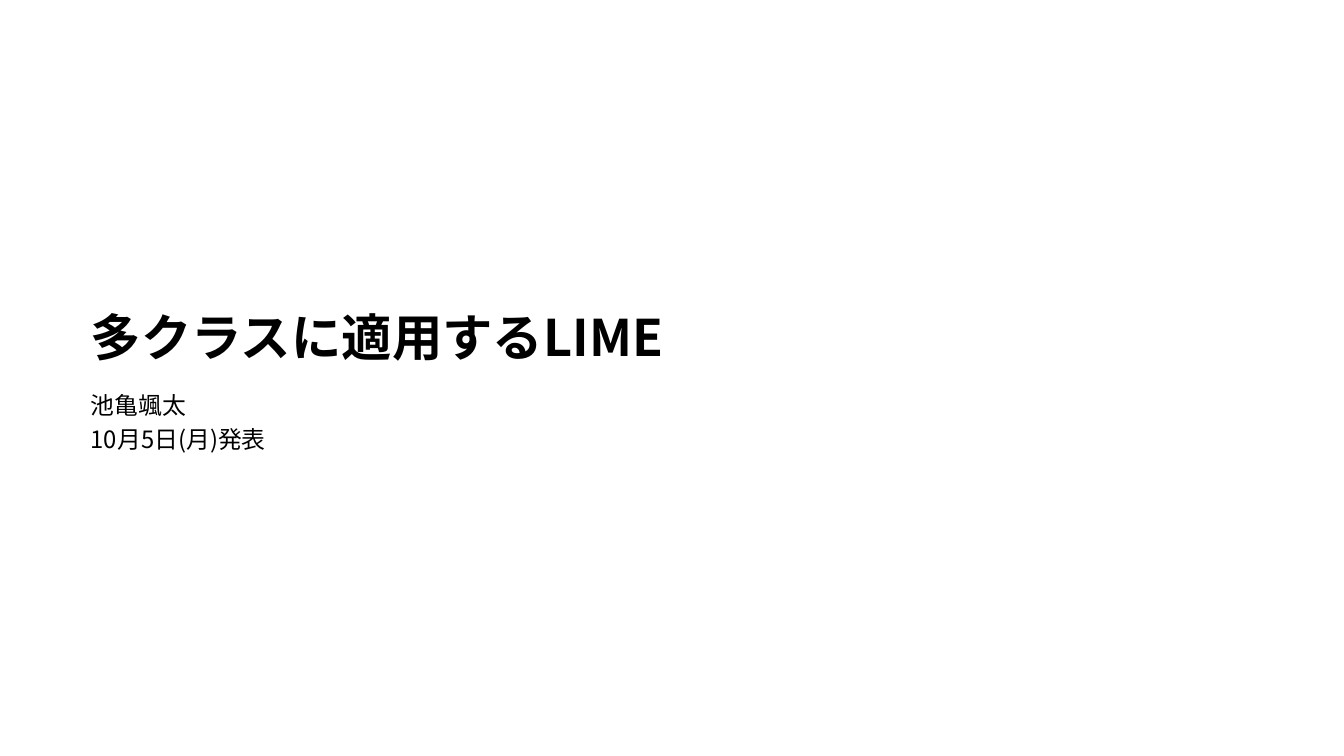
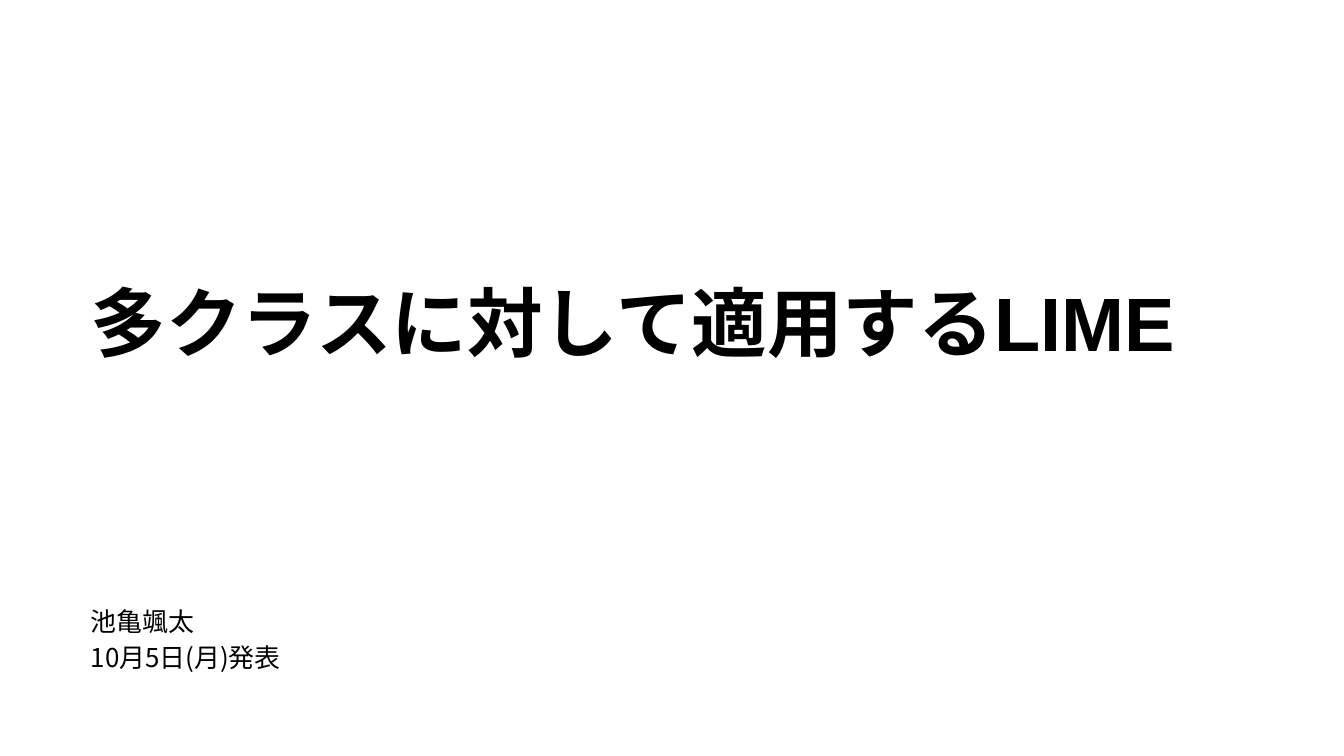
Before and after one commit to SoutaIkegame/Fisher_LIME, a slide deck: slide 1 of docs/seminar/2026-10-05_seminar.pptx. Drawn at 1344x756 pixels with LibreOffice and Linux fonts; fonts in the diff are those of the drawing. Boxes give left, top, right and bottom in pixels: in the first picture for what was removed or moved away, otherwise in the second. Text is boxed around its words. In the diff, an @@ line names an element or a change of style, - is before the commit and + after.

```diff
--- a/docs/seminar/2026-10-05_seminar.pptx
+++ b/docs/seminar/2026-10-05_seminar.pptx
@@ title at box(91, 286, 1175, 358): text changed; size 36 to 54 pt; font Noto Sans CJK JP to Arial @@
-多クラスに適用するLIME
+多クラスに対して適用するLIME
@@ text "池亀颯太": place and size @@
-text "池亀颯太" at box(91, 394, 266, 453)
+text "池亀颯太" at box(91, 609, 281, 672)
@@ text "池亀颯太" at box(91, 609, 281, 672): size 17 to 18.5 pt @@
```
Also in this commit, not shown: 8 other slides changed, 1 slide added, 2 slides removed, 2 other files.
